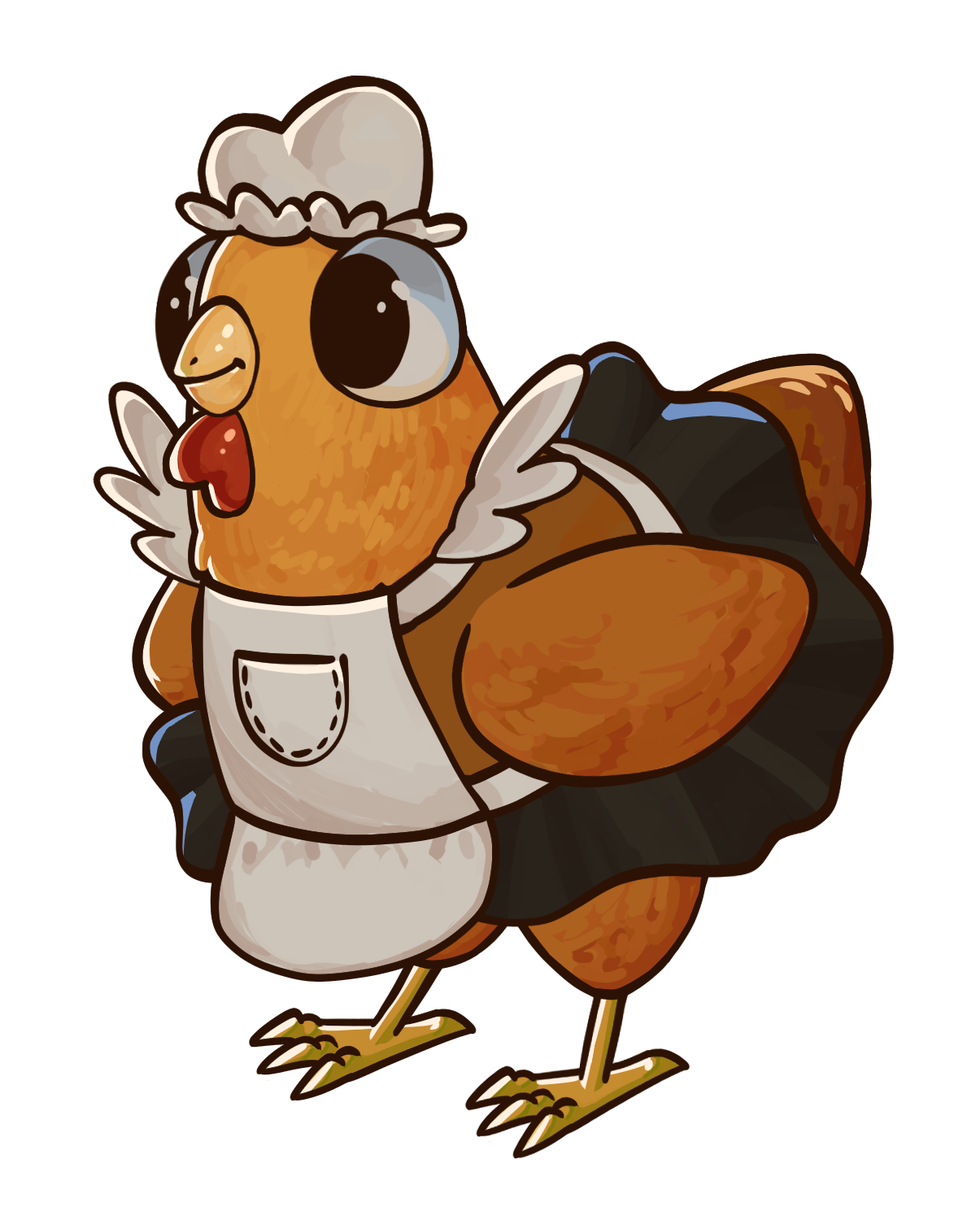
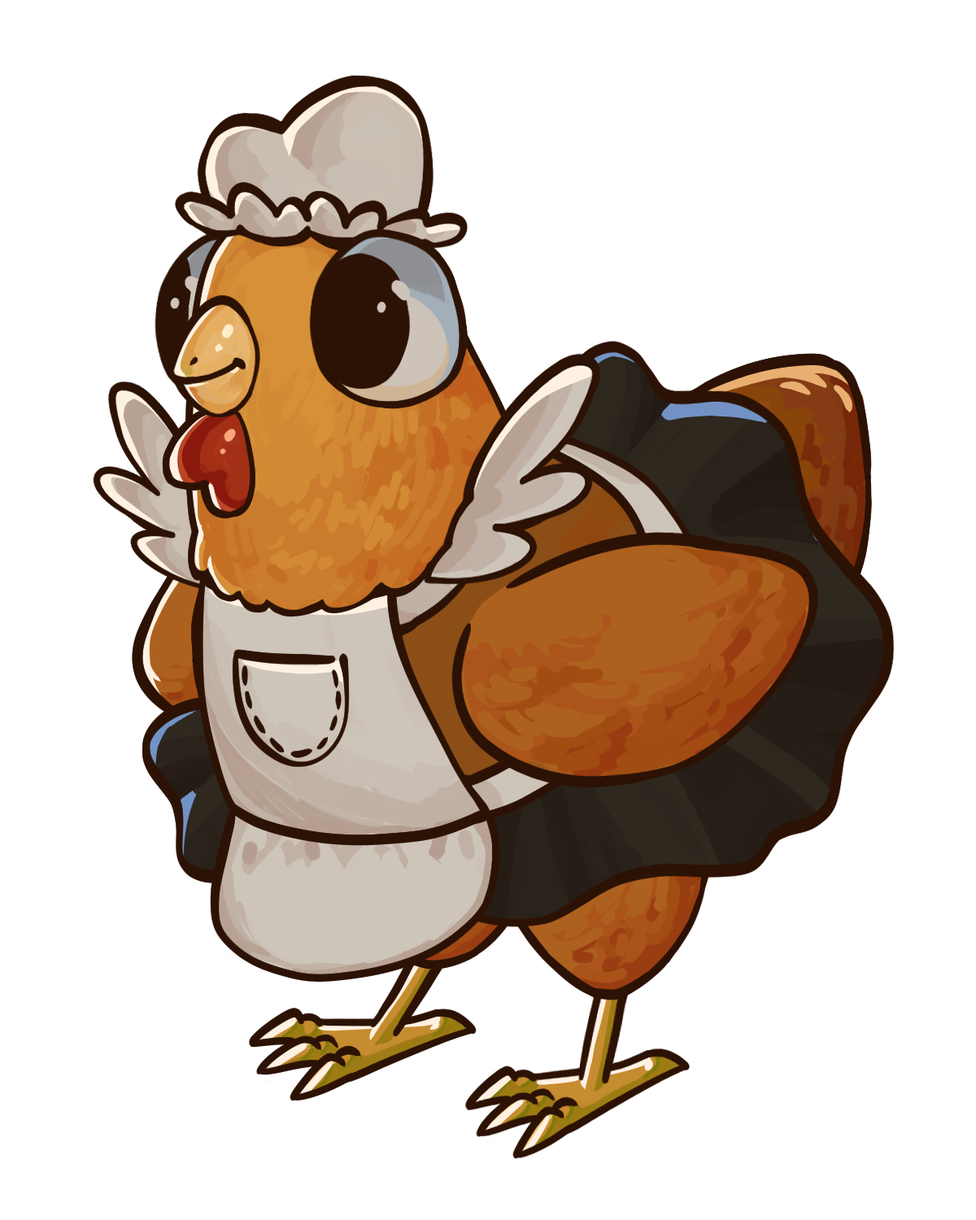
The second 976×1220 image is a revision of the first. Changes to its layers:
painted on "Layer 28" over [423, 353, 601, 585]
moved "Layer 27" above "Layer 26" over [210, 460, 501, 618]
moved "Layer 26" above "Layer 25" over [340, 461, 525, 614]
moved "Layer 25" above "Layer 24" over [450, 532, 538, 585]
moved "Layer 24" above "Layer 23" over [537, 437, 594, 526]
